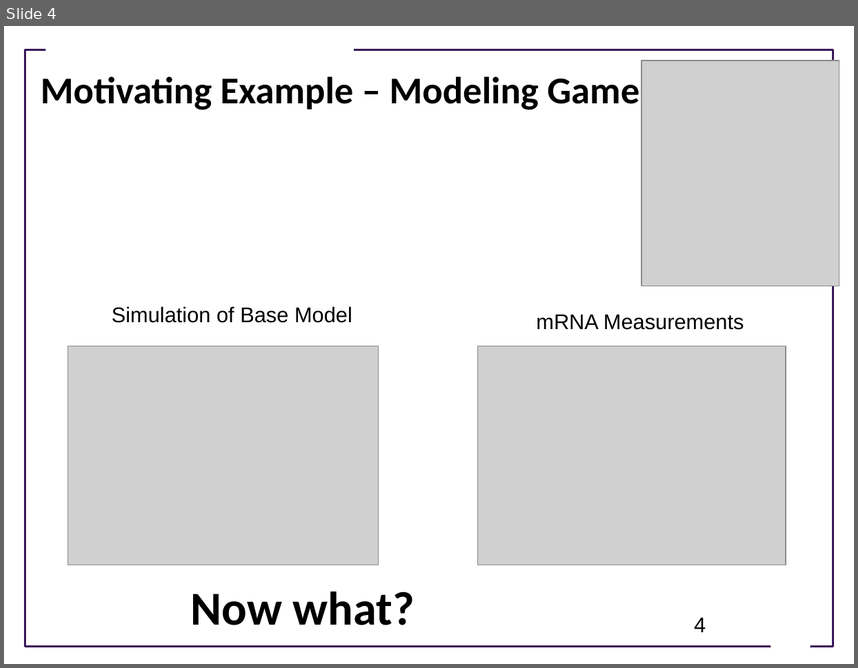
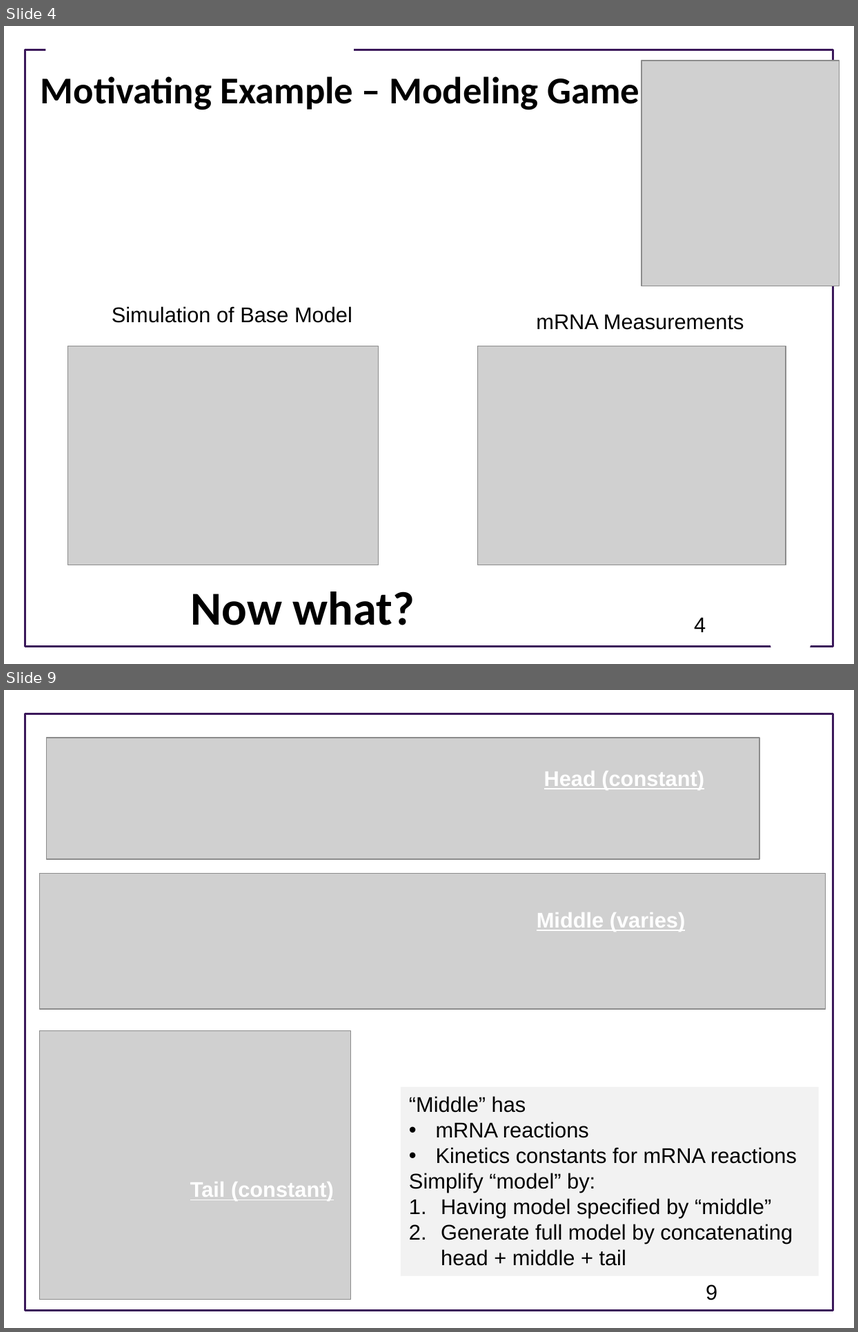
Before and after one commit to ModelEngineering/advancing-biomedical-models, a slide deck: lectures/lecture_17/Lecture_17_Generating_And_Using_Multiple_Models.pptx. Shown one above the other, each under a label of ours: slide 4 before the commit, slides 4 and 9 after it; the slides between them are not shown. The pictures are 858x668 and 858x1332 pixels, drawn with LibreOffice and Linux fonts; fonts in the diff are those of the drawing; grey boxes stand for pictures; background and template pictures are left out. Boxes give left, top, right and bottom in pixels: in the first picture for what was removed or moved away, otherwise in the second. Text is boxed around its words. In the diff, an @@ line names an element or a change of style, - is before the commit and + after.

```diff
--- a/lectures/lecture_17/Lecture_17_Generating_And_Using_Multiple_Models.pptx
+++ b/lectures/lecture_17/Lecture_17_Generating_And_Using_Multiple_Models.pptx
@@ slide 9 added at box(4, 690, 854, 1328), background #FFFFFF; not listed: 1 template element that a slide beside it also shows @@
@@ picture added at box(47, 738, 760, 859) @@
@@ text added at box(544, 771, 704, 789), 18 pt, text #FFFFFF, bold, underline @@
+Head (constant)
@@ picture added at box(40, 874, 826, 1009) @@
@@ text added at box(537, 912, 686, 931), 18 pt, text #FFFFFF, bold, underline @@
+Middle (varies)
@@ picture added at box(40, 1030, 351, 1299) @@
@@ rectangle added at box(401, 1087, 819, 1276), fill #F2F2F2, 18 pt, text #000000 @@
+“Middle” has
+• mRNA reactions
+• Kinetics constants for mRNA reactions
+Simplify “model” by:
+1. Having model specified by “middle”
+2. Generate full model by concatenating head + middle + tail
@@ text added at box(190, 1181, 334, 1201), 18 pt, text #FFFFFF, bold, underline @@
+Tail (constant)
@@ page number added at box(706, 1284, 717, 1300), 18 pt, text #000000 @@
+9
```
Also in this commit, not shown: 3 slides changed, 15 other slides added, 1 slide removed, 1 other file.
